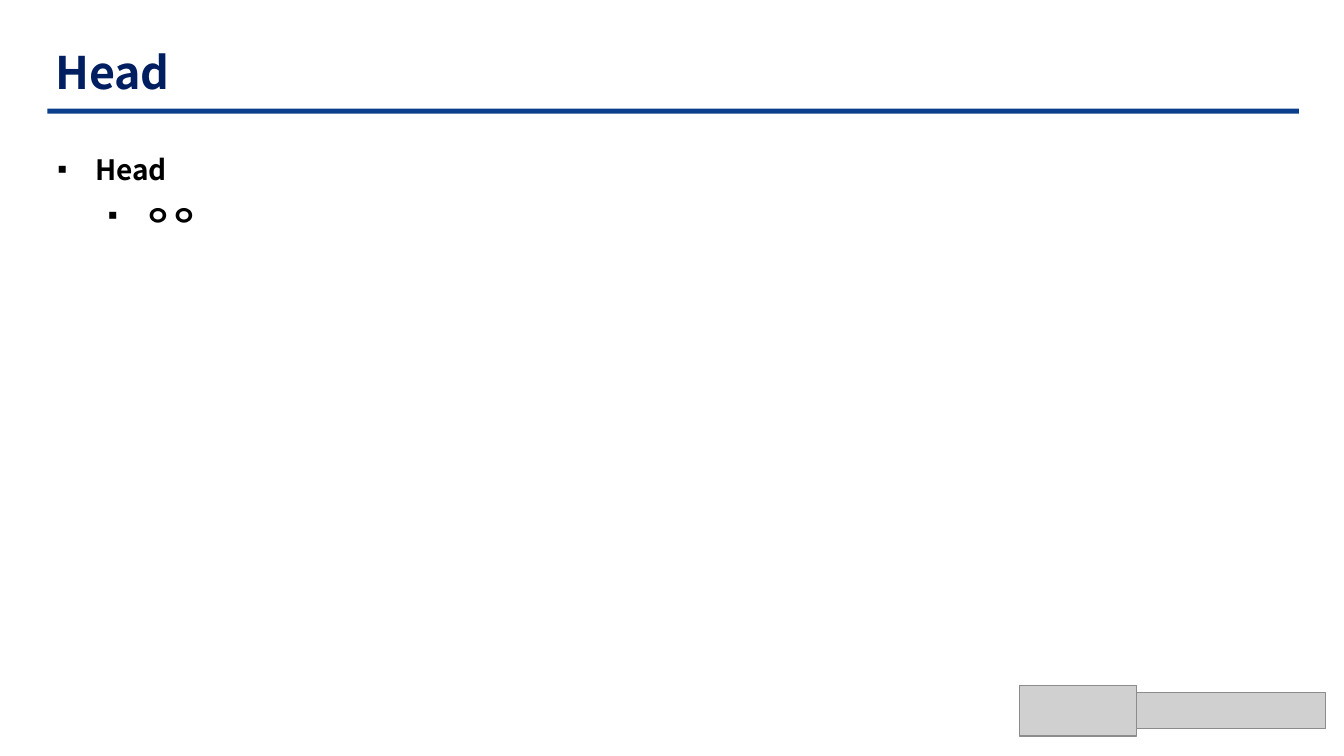
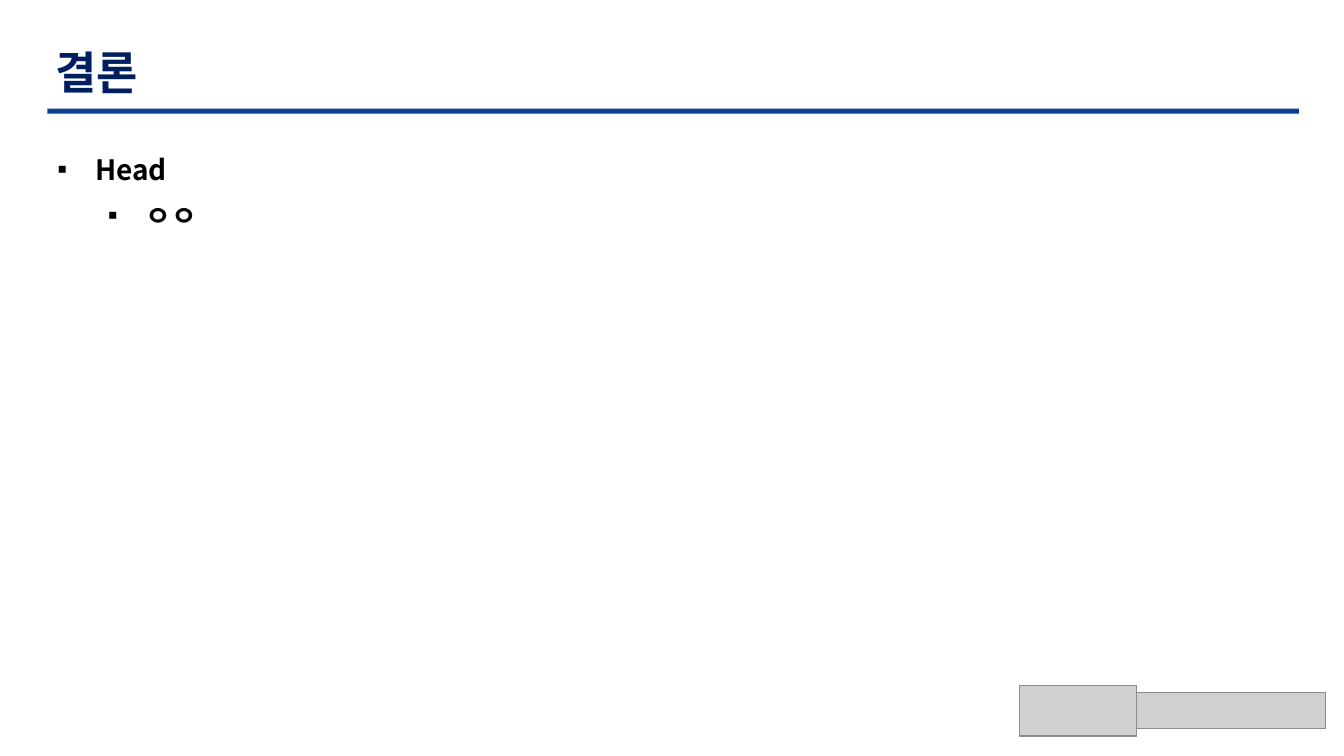
Before and after one commit to TaegyuHan/Solar_radiation_prediction_model, a slide deck: slide 16 of KICS_PT/[KICS] 모델 poster.pptx. Drawn at 1344x756 pixels with LibreOffice and Linux fonts; fonts in the diff are those of the drawing; grey boxes stand for pictures. Boxes give left, top, right and bottom in pixels: in the first picture for what was removed or moved away, otherwise in the second. Text is boxed around its words. In the diff, an @@ line names an element or a change of style, - is before the commit and + after.

```diff
--- a/KICS_PT/[KICS] 모델 poster.pptx
+++ b/KICS_PT/[KICS] 모델 poster.pptx
@@ text at [56,51,138,94]: text changed @@
-Head
+결론
```
Also in this commit, not shown: 8 other slides changed, 2 slides added, 1 slide removed.
